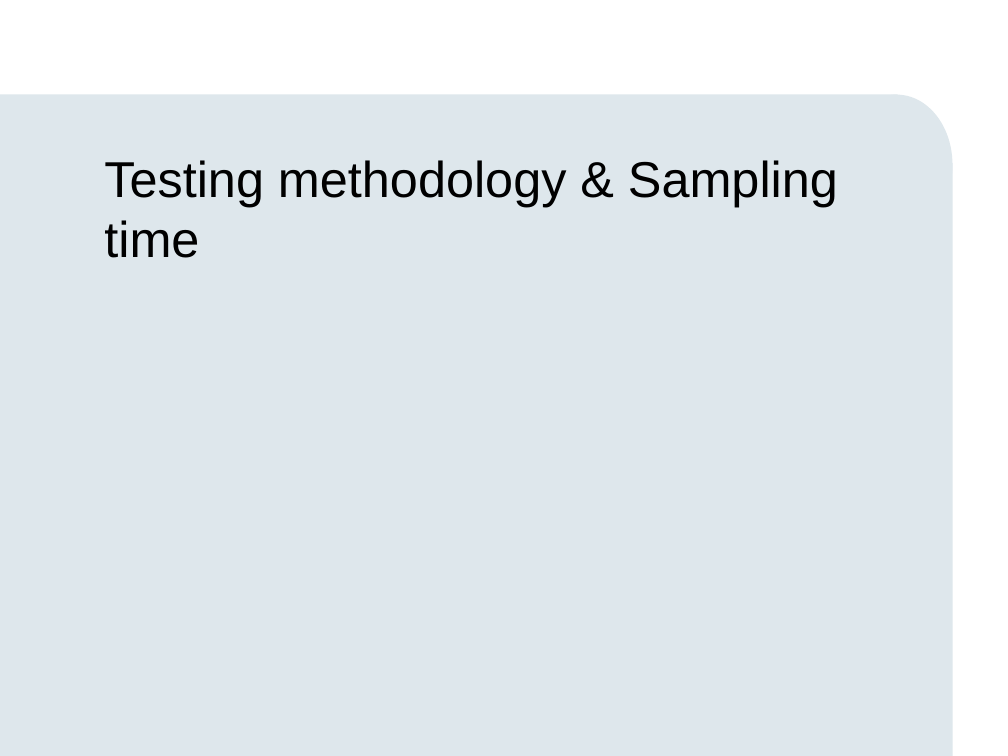
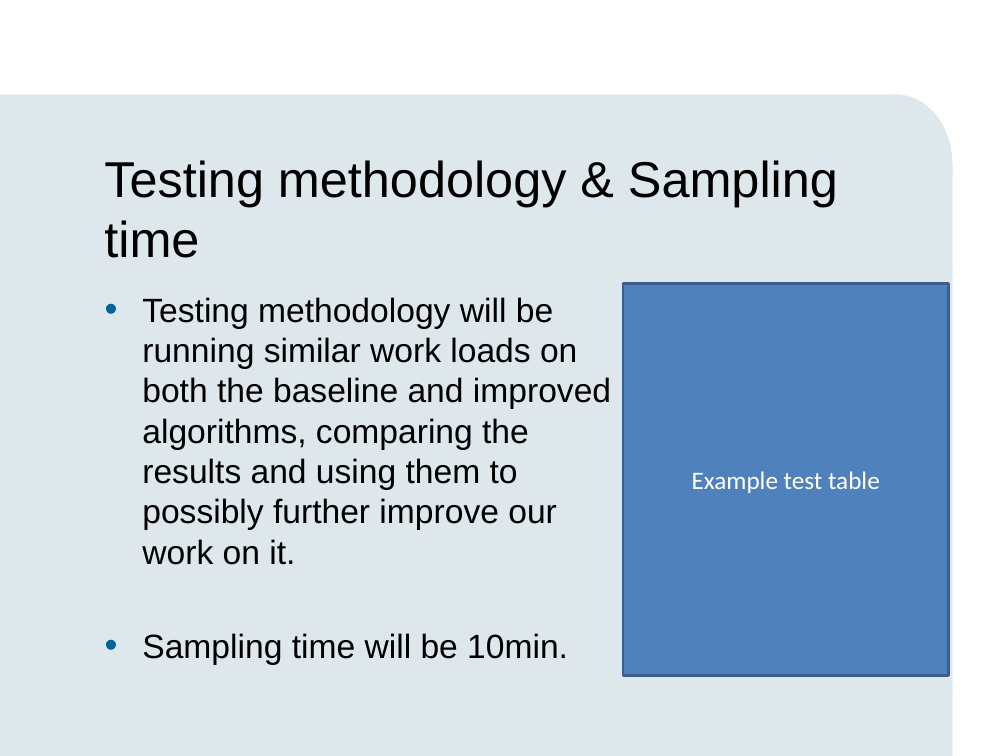
Before and after one commit to sevray1/e-commerce-assignment, a slide deck: slide 7 of presentation2/presentation2.pptx (slide 5 before the commit). Drawn at 1008x756 pixels with LibreOffice and Linux fonts; fonts in the diff are those of the drawing; background and template pictures are left out. Boxes give left, top, right and bottom in pixels: in the first picture for what was removed or moved away, otherwise in the second. Text is boxed around its words. In the diff, an @@ line names an element or a change of style, - is before the commit and + after.

```diff
--- a/presentation2/presentation2.pptx
+++ b/presentation2/presentation2.pptx
@@ text added at <box>142,297,611,665</box>, 24 pt, text #000000 @@
+• Testing methodology will be running similar work loads on both the baseline and improved algorithms, comparing the results and using them to possibly further improve our work on it.
+• Sampling time will be 10min.
@@ rectangle added at <box>623,283,949,675</box>, fill #4F81BD, outline #3A5F8C 2 pt, 18 pt, text #FFFFFF @@
+Example test table
```
Also in this commit, not shown: 2 other slides changed, 2 slides added, 1 other file.
